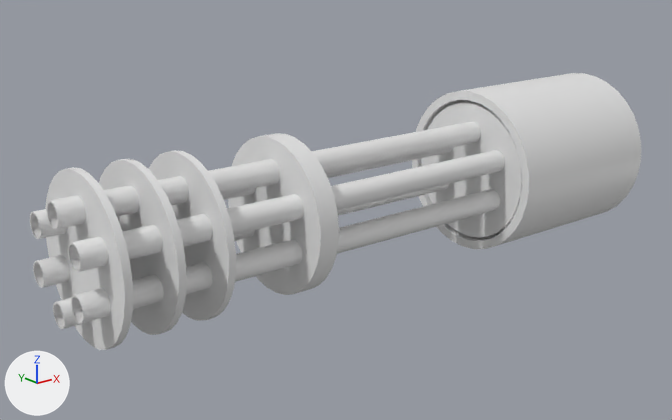
What one commit did to the Blender file BebePied_project/Assets/00_Content/00_Common/00_3D/minigun.blend.
Camera for both pictures: a 50 mm camera at (-1.78, -2.11, 0.82) aimed at (-0.03, 0.08, -0.06). Arrows for +X, +Y and +Z are at lower left; the lights stay in place.

In view in the first picture: 'Minigun', 'Minigun.001'.
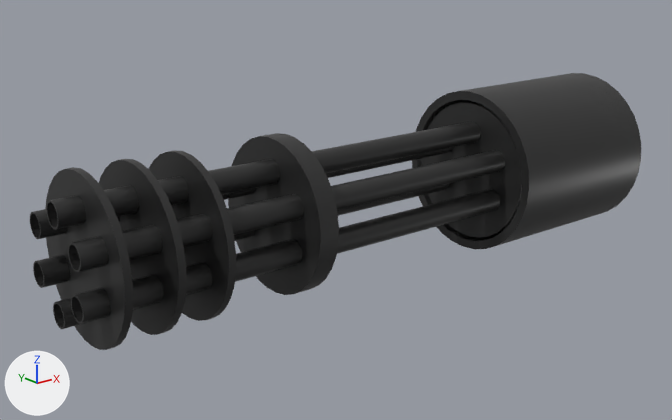
Location of each change, [x1, y1, x2, y2] in pixels of the pictures (672 x 420 px):
```json
{"object": "Minigun.001", "change": "recoloured", "before": [30, 102, 522, 350], "after": [30, 102, 522, 350], "on screen": "grey to black"}
{"object": "Minigun", "change": "recoloured", "before": [412, 73, 641, 249], "after": [412, 73, 641, 249], "on screen": "grey to black"}
```

Scene script edits in JSON lines:
```json
{"op": "add", "block": "mat_metal", "code": ["mat_metal = principled_material('Metal')", "mat_metal.base_color = (0.0203, 0.0203, 0.0203)  # black #272727", "mat_metal.roughness = 0.4"]}
{"block": "me_minigun", "where": "me_minigun.from_pydata(...)  # 224 vertices, 194 faces; spans x -0.272..0.272, y -0.272..0.272, z 0.472..1.196"}
{"op": "add", "block": "me_minigun", "code": "me_minigun.materials.append(mat_metal)  # black #272727"}
{"block": "me_minigun_001", "where": "me_minigun_001.from_pydata(...)  # 704 vertices, 458 faces; spans x -0.23..0.23, y -0.23..0.23, z -0.98..0.65"}
{"op": "add", "block": "me_minigun_001", "code": "me_minigun_001.materials.append(mat_metal)  # black #272727"}
```
